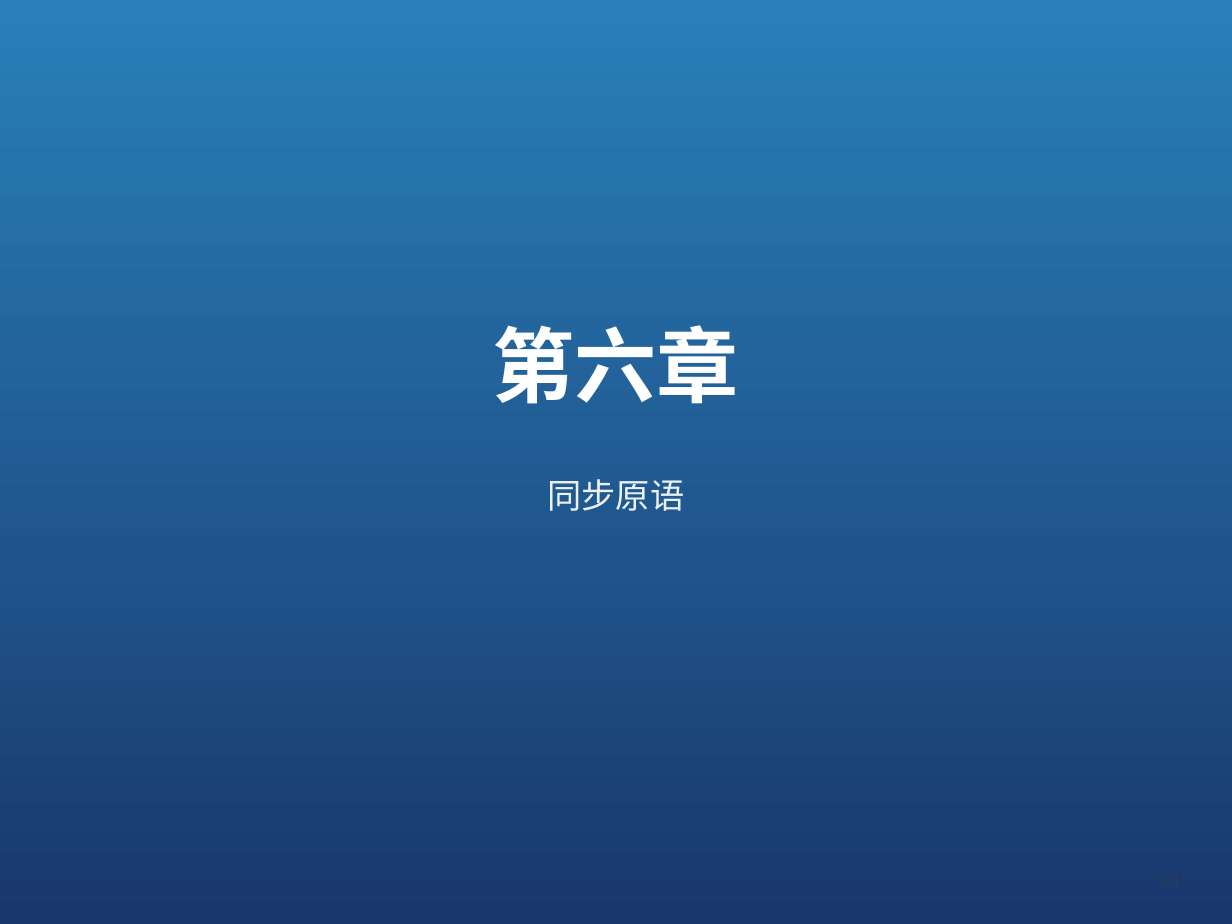
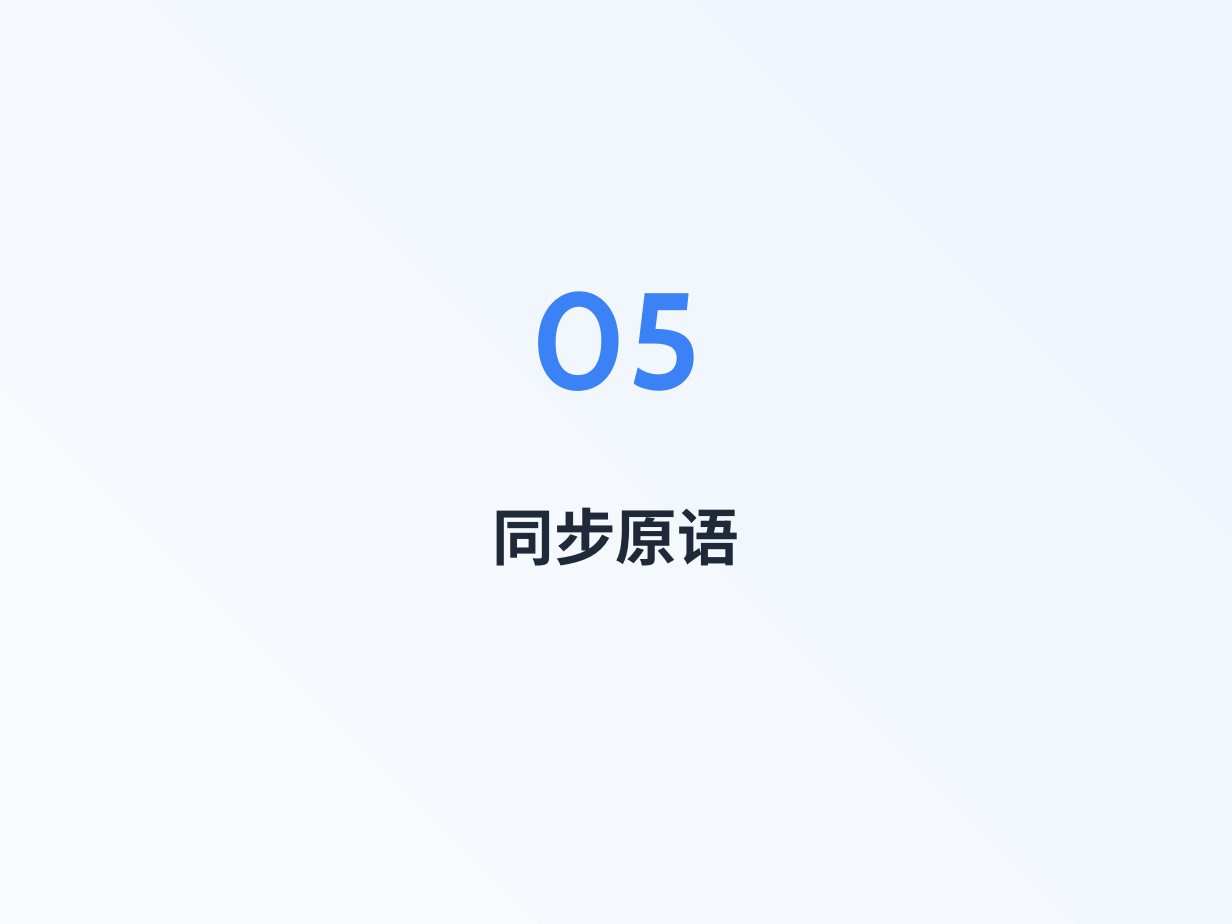
Before and after one commit to baiwangea/go-study, a slide deck: slide 14 of 03-go-concurrency/Go并发编程课程.pptx (slide 24 before the commit). Drawn at 1232x924 pixels with LibreOffice and Linux fonts; fonts in the diff are those of the drawing. Boxes give left, top, right and bottom in pixels: in the first picture for what was removed or moved away, otherwise in the second. Text is boxed around its words. In the diff, an @@ line names an element or a change of style, - is before the commit and + after.

```diff
--- a/03-go-concurrency/Go并发编程课程.pptx
+++ b/03-go-concurrency/Go并发编程课程.pptx
@@ background #FFFFFF to gradient #F8FAFC to #EFF6FF @@
@@ rectangle removed at [0,0,1232,924] @@
@@ text added at [531,291,701,391], 80 pt, text #3B82F6, bold @@
+05
@@ text removed at [493,325,739,404] @@
-第六章
@@ text "同步原语": place and size @@
-text "同步原语" at [547,479,684,511]
+text "同步原语" at [493,507,739,566]
@@ text "同步原语" at [493,507,739,566]: size 20 to 36 pt, font Calibri to Noto Sans CJK SC, text colour #ECF0F1 to #1F2937, bold on @@
```
Also in this commit, not shown: 2 other slides changed, 24 slides added, 33 slides removed, 2 other files.
